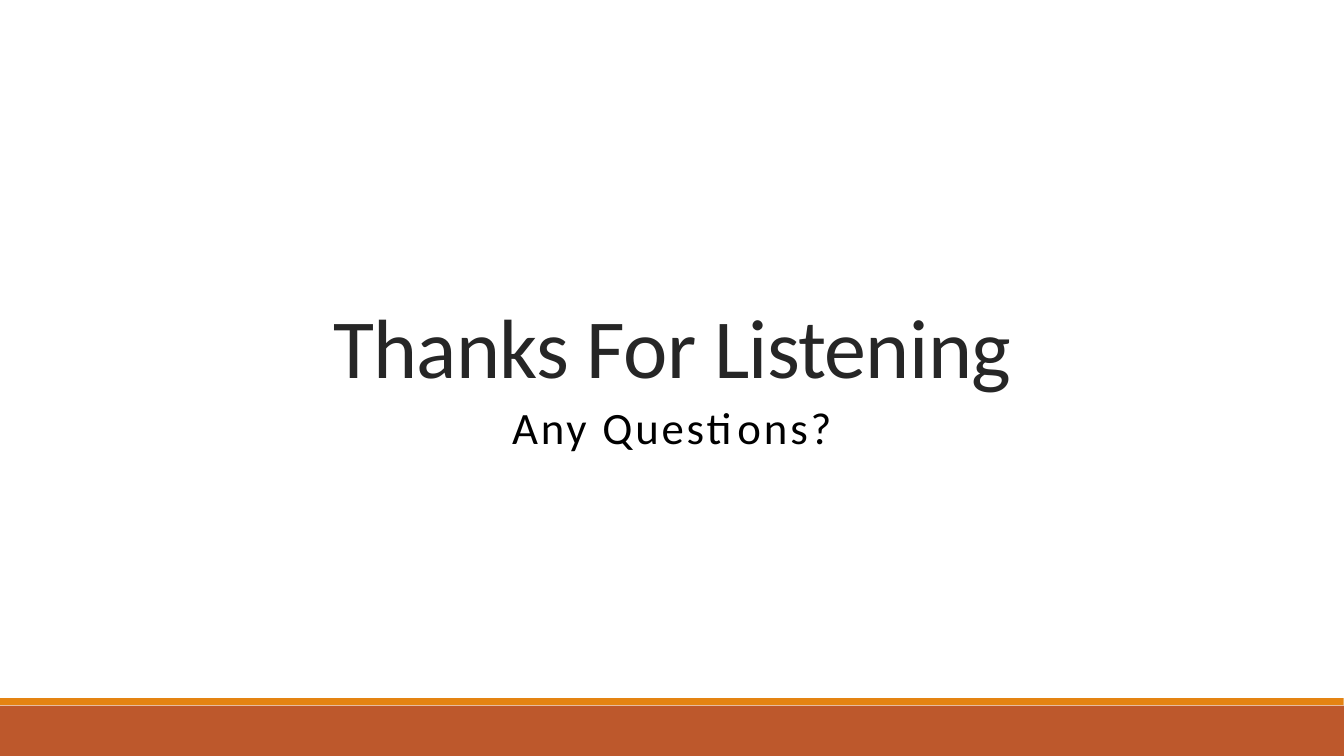
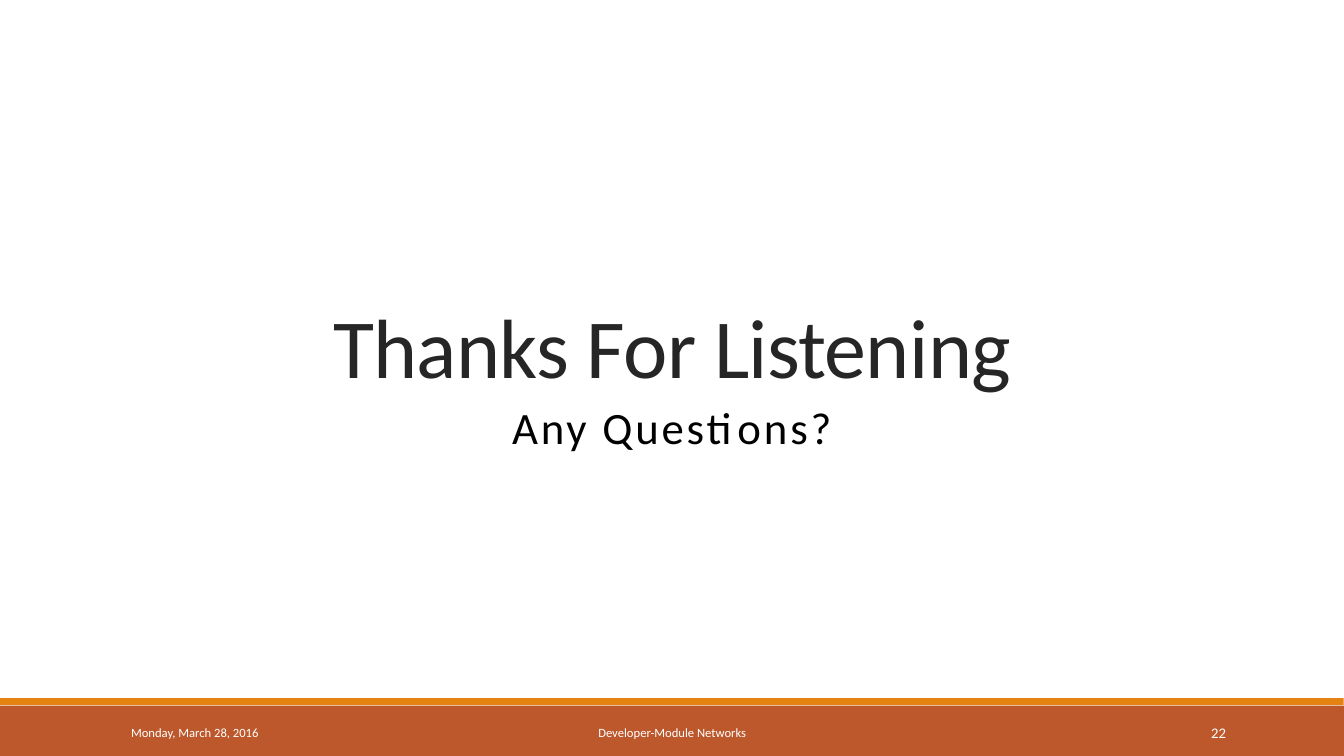
Before and after one commit to bmuscede/NetworkMine, a slide deck: slide 22 of Final-Presentation/Presentation.pptx (slide 20 before the commit). Drawn at 1344x756 pixels with LibreOffice and Linux fonts; fonts in the diff are those of the drawing; background and template pictures are left out. Boxes give left, top, right and bottom in pixels: in the first picture for what was removed or moved away, otherwise in the second. Text is boxed around its words. In the diff, an @@ line names an element or a change of style, - is before the commit and + after.

```diff
--- a/Final-Presentation/Presentation.pptx
+++ b/Final-Presentation/Presentation.pptx
@@ text added at [131, 728, 259, 739], 9 pt, text #FFFFFF @@
+Monday, March 28, 2016
@@ text added at [598, 728, 746, 739], 9 pt, text #FFFFFF @@
+Developer-Module Networks
@@ page number added at [1211, 728, 1226, 738], 10.5 pt, text #FFFFFF @@
+22
```
Also in this commit, not shown: 18 other slides changed, 4 slides added, 1 slide removed, 17 other files.
